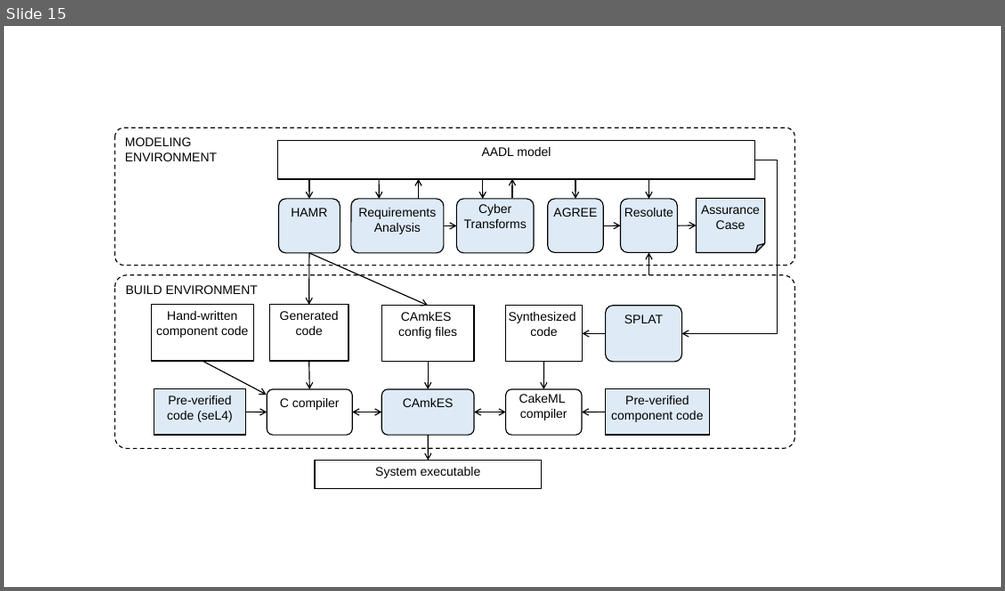
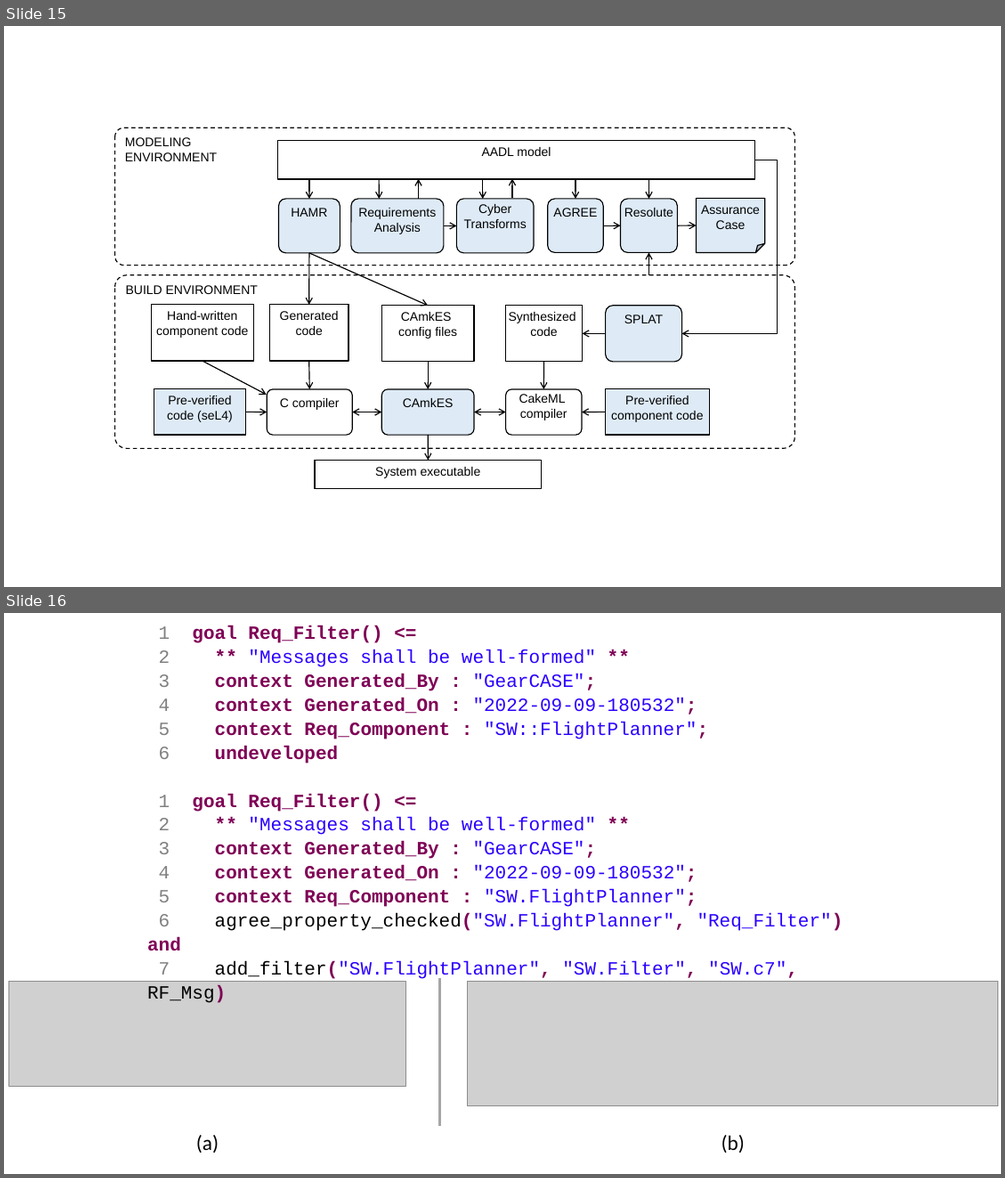
Before and after one commit to iamundson/case-assurance-pattern, a slide deck: figs/figures.pptx. Shown one above the other, each under a label of ours: slide 15 before the commit, slides 15 and 16 after it. The pictures are 1005x591 and 1005x1178 pixels, drawn with LibreOffice and Linux fonts; fonts in the diff are those of the drawing; grey boxes stand for pictures. Boxes give left, top, right and bottom in pixels: in the first picture for what was removed or moved away, otherwise in the second. Text is boxed around its words. In the diff, an @@ line names an element or a change of style, - is before the commit and + after.

Commit message:
BriefCASE updates

```diff
--- a/figs/figures.pptx
+++ b/figs/figures.pptx
@@ slide 16 added at (x1=4, y1=613, x2=1001, y2=1174), background #FFFFFF @@
@@ text added at (x1=147, y1=625, x2=843, y2=1003), 18 pt, text #2A00FF @@
+1 goal Req_Filter() <=
+2 ** "Messages shall be well-formed" **
+3 context Generated_By : "GearCASE";
+4 context Generated_On : "2022-09-09-180532";
+5 context Req_Component : "SW::FlightPlanner";
+6 undeveloped
+1 goal Req_Filter() <=
+2 ** "Messages shall be well-formed" **
+3 context Generated_By : "GearCASE";
+4 context Generated_On : "2022-09-09-180532";
+5 context Req_Component : "SW.FlightPlanner";
+6 agree_property_checked("SW.FlightPlanner", "Req_Filter") and
+7 add_filter("SW.FlightPlanner", "SW.Filter", "SW.c7", RF_Msg)
@@ picture added at (x1=9, y1=981, x2=406, y2=1086) @@
@@ line added from (440, 978) to (440, 1126), #A6A6A6 2.25 pt @@
@@ picture added at (x1=468, y1=981, x2=998, y2=1106) @@
@@ text added at (x1=196, y1=1135, x2=218, y2=1152), 20 pt, text #000000 @@
+(a)
@@ text added at (x1=721, y1=1135, x2=744, y2=1152), 20 pt, text #000000 @@
+(b)
```
Also in this commit, not shown: 5 other files.
